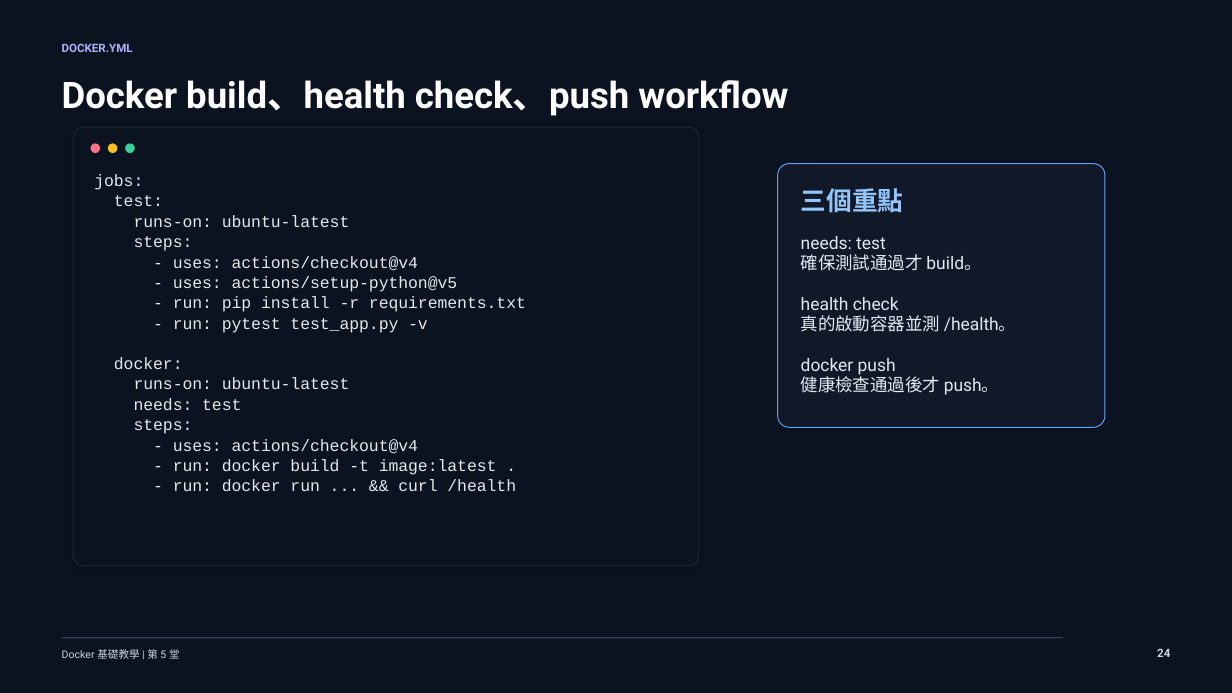
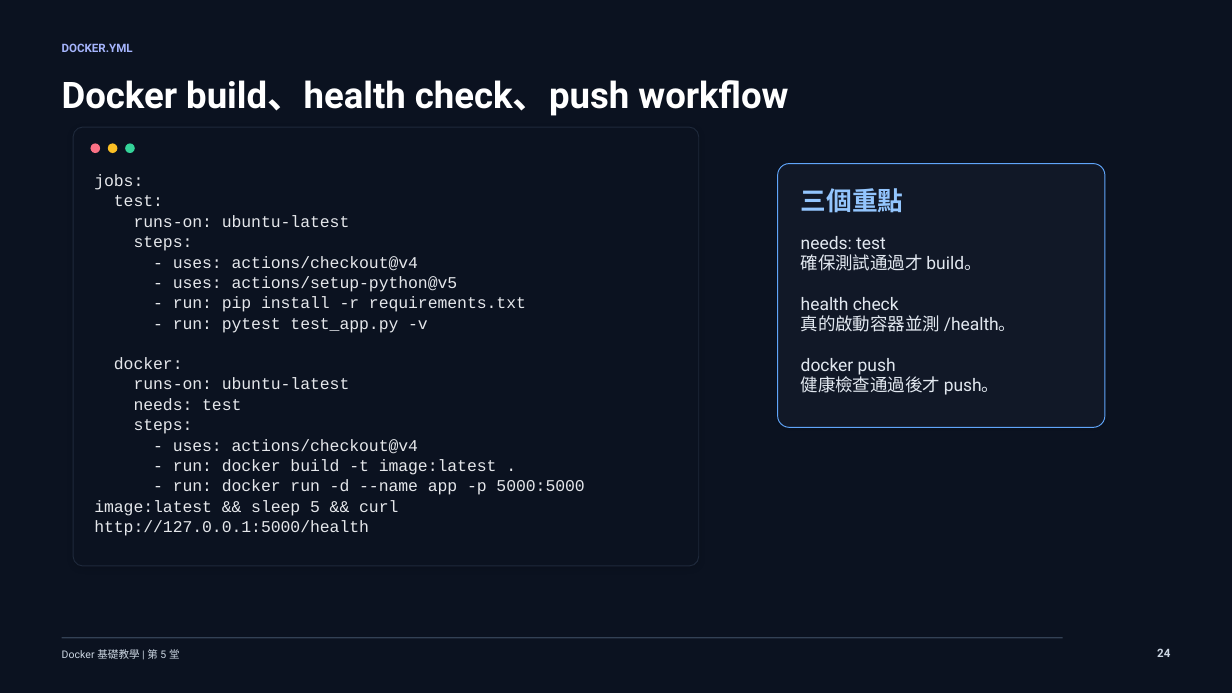
Before and after one commit to lalalalaluk/docker-practice, a slide deck: slide 27 of slides/docker-session5-cicd-github-actions.pptx. Drawn at 1232x693 pixels with LibreOffice and Linux fonts; fonts in the diff are those of the drawing. Boxes give left, top, right and bottom in pixels: in the first picture for what was removed or moved away, otherwise in the second. Text is boxed around its words. In the diff, an @@ line names an element or a change of style, - is before the commit and + after.

Commit message:
edit 5

```diff
--- a/slides/docker-session5-cicd-github-actions.pptx
+++ b/slides/docker-session5-cicd-github-actions.pptx
@@ text at (x1=94, y1=479, x2=584, y2=536): text changed @@
-- run: docker run ... && curl /health
+- run: docker run -d --name app -p 5000:5000 image:latest && sleep 5 && curl http://127.0.0.1:5000/health
```
Also in this commit, not shown: 9 other slides changed.
